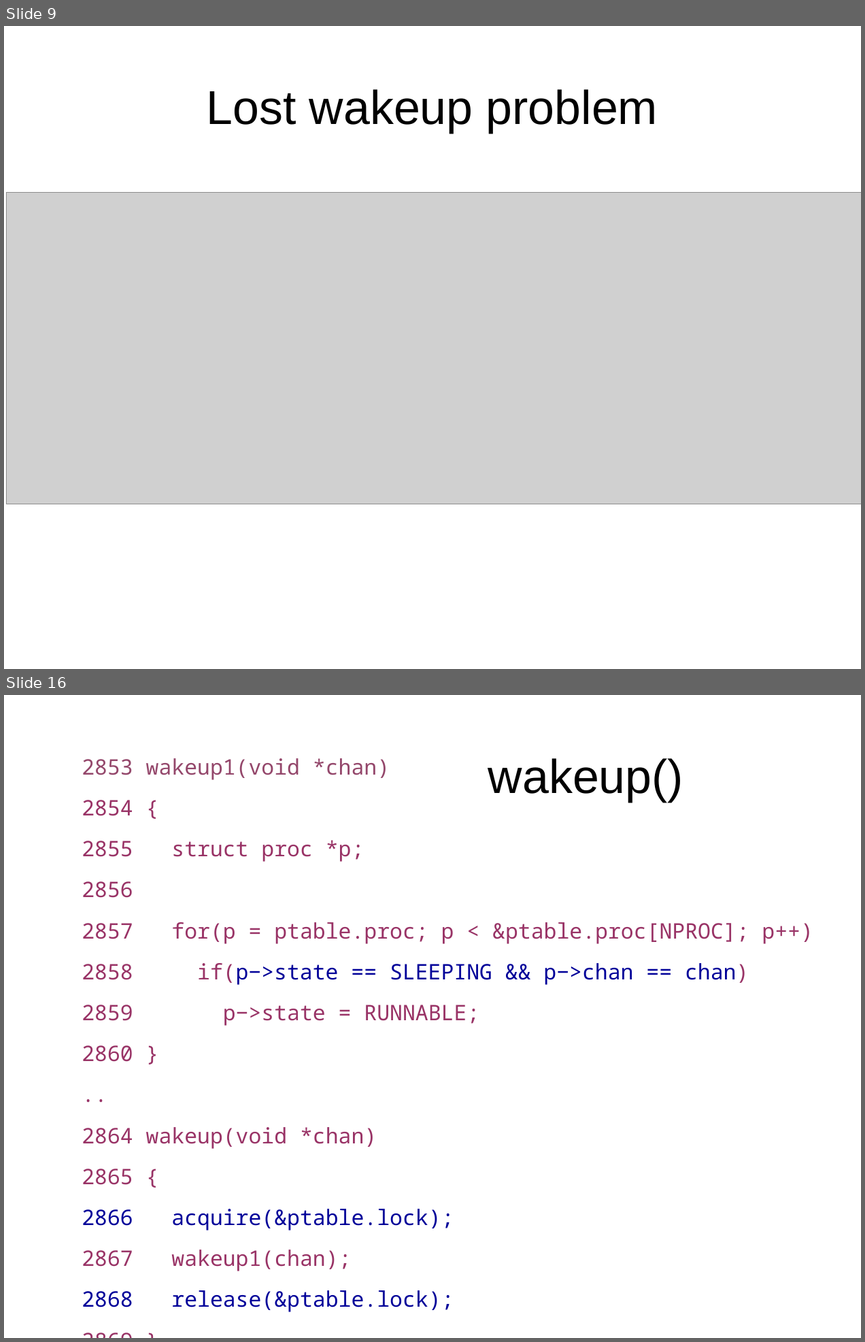
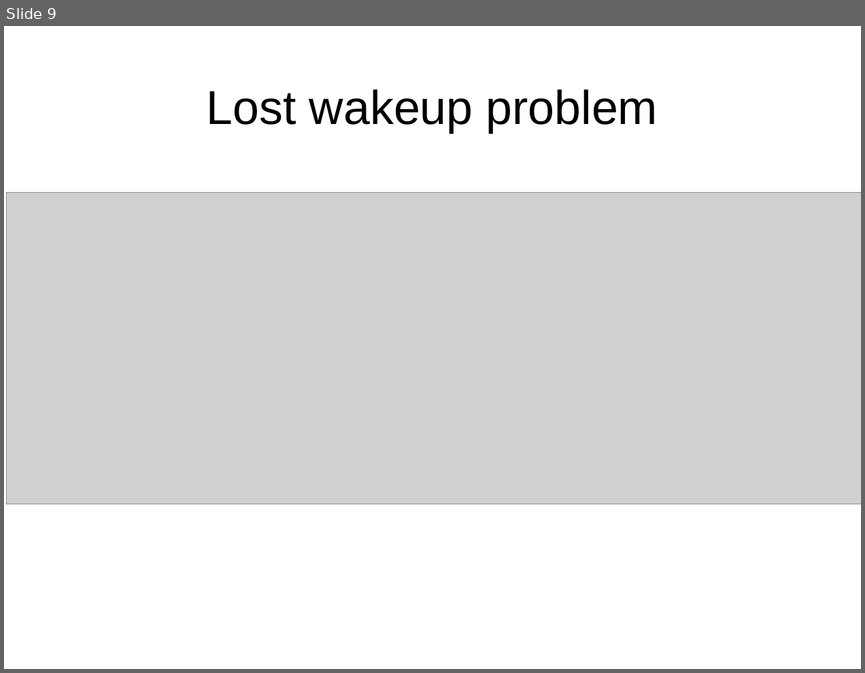
Before and after one commit to antonburtsev/cs5460, a slide deck: lectures/lecture17-locking-part3/lecture17-locking-part3.odp. Shown one above the other, each under a label of ours: slides 9 and 16 before the commit, slide 9 after it; the slides between them are not shown. The pictures are 865x1342 and 865x673 pixels, drawn with LibreOffice and Linux fonts; fonts in the diff are those of the drawing; grey boxes stand for pictures. Boxes give left, top, right and bottom in pixels: in the first picture for what was removed or moved away, otherwise in the second. Text is boxed around its words. In the diff, an @@ line names an element or a change of style, - is before the commit and + after.

```diff
--- a/lectures/lecture17-locking-part3/lecture17-locking-part3.odp
+++ b/lectures/lecture17-locking-part3/lecture17-locking-part3.odp
@@ slide 16 removed at bbox=[4, 695, 861, 1338], background #FFFFFF @@
@@ text removed at bbox=[82, 758, 813, 1312] @@
-2853 wakeup1(void *chan)
-2854 {
-2855 struct proc *p;
-2856
-2857 for(p = ptable.proc; p < &ptable.proc[NPROC]; p++)
-2858 if(p−>state == SLEEPING && p−>chan == chan)
-2859 p−>state = RUNNABLE;
-2860 }
-..
-2864 wakeup(void *chan)
-2865 {
-2866 acquire(&ptable.lock);
-2867 wakeup1(chan);
-2868 release(&ptable.lock);
-2869 }
@@ title removed at bbox=[488, 758, 683, 802] @@
-wakeup()
```
Also in this commit, not shown: 11 other slides removed, 1 other file.
